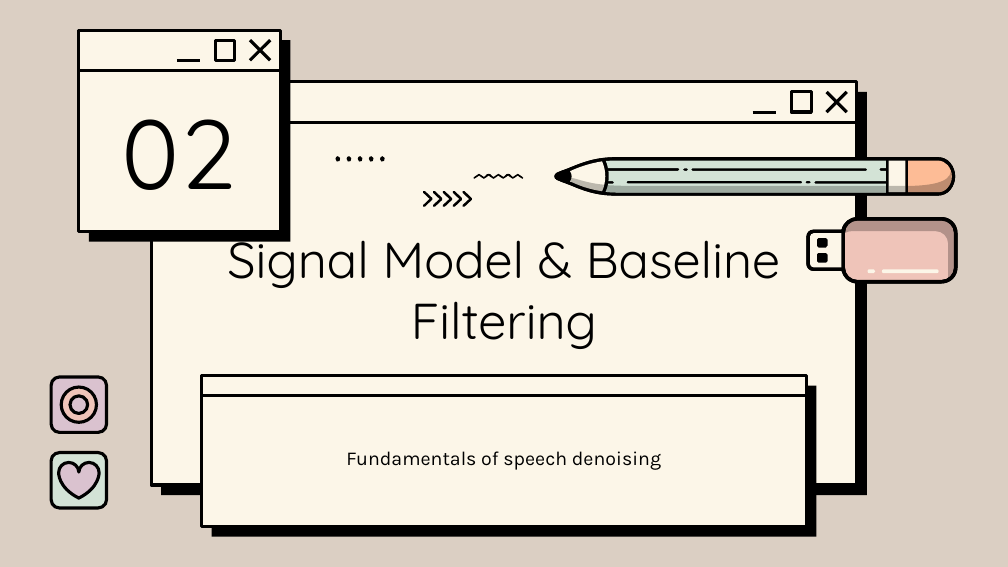
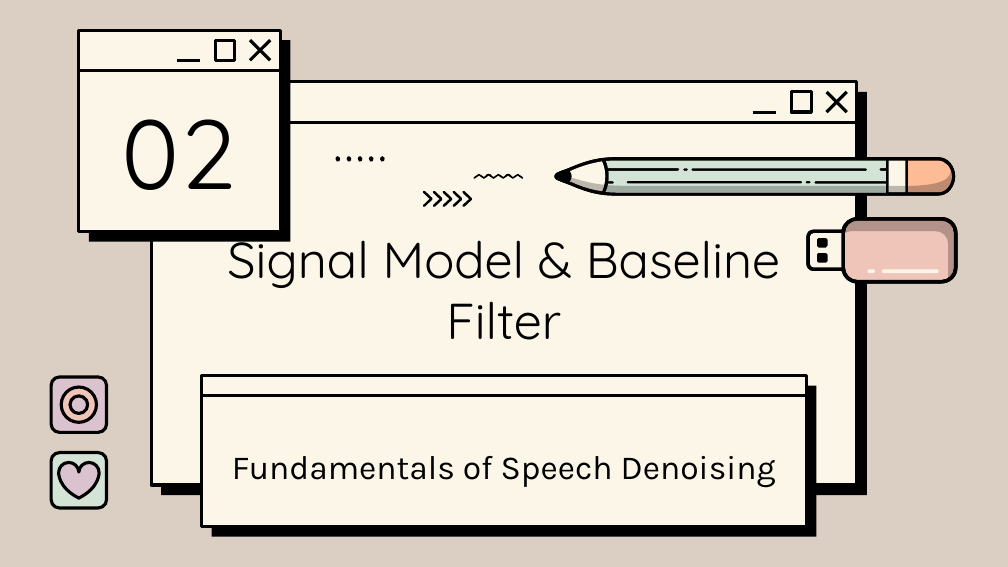
Before and after one commit to Xiejz959/2026-Signal-System-Pres, a slide deck: slide 7 of Slide/Slide_draft_4.0.pptx (slide 6 before the commit). Drawn at 1008x567 pixels with LibreOffice and Linux fonts; fonts in the diff are those of the drawing; background and template pictures are left out. Boxes give left, top, right and bottom in pixels: in the first picture for what was removed or moved away, otherwise in the second. Text is boxed around its words. In the diff, an @@ line names an element or a change of style, - is before the commit and + after.

```diff
--- a/Slide/Slide_draft_4.0.pptx
+++ b/Slide/Slide_draft_4.0.pptx
@@ title at box(227, 226, 780, 340): text changed @@
-Signal Model & Baseline Filtering
+Signal Model & Baseline Filter
@@ subtitle at box(232, 456, 776, 488): text changed; size 14 to 24 pt @@
-Fundamentals of speech denoising
+Fundamentals of Speech Denoising
```
Also in this commit, not shown: 13 other slides changed, 1 slide added, 2 slides removed, 5 other files.
